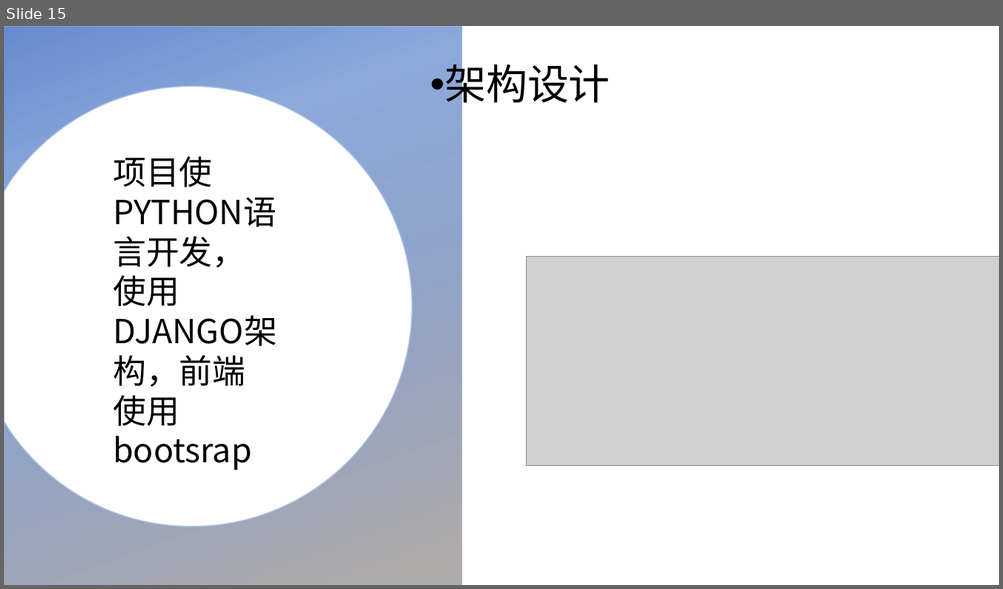
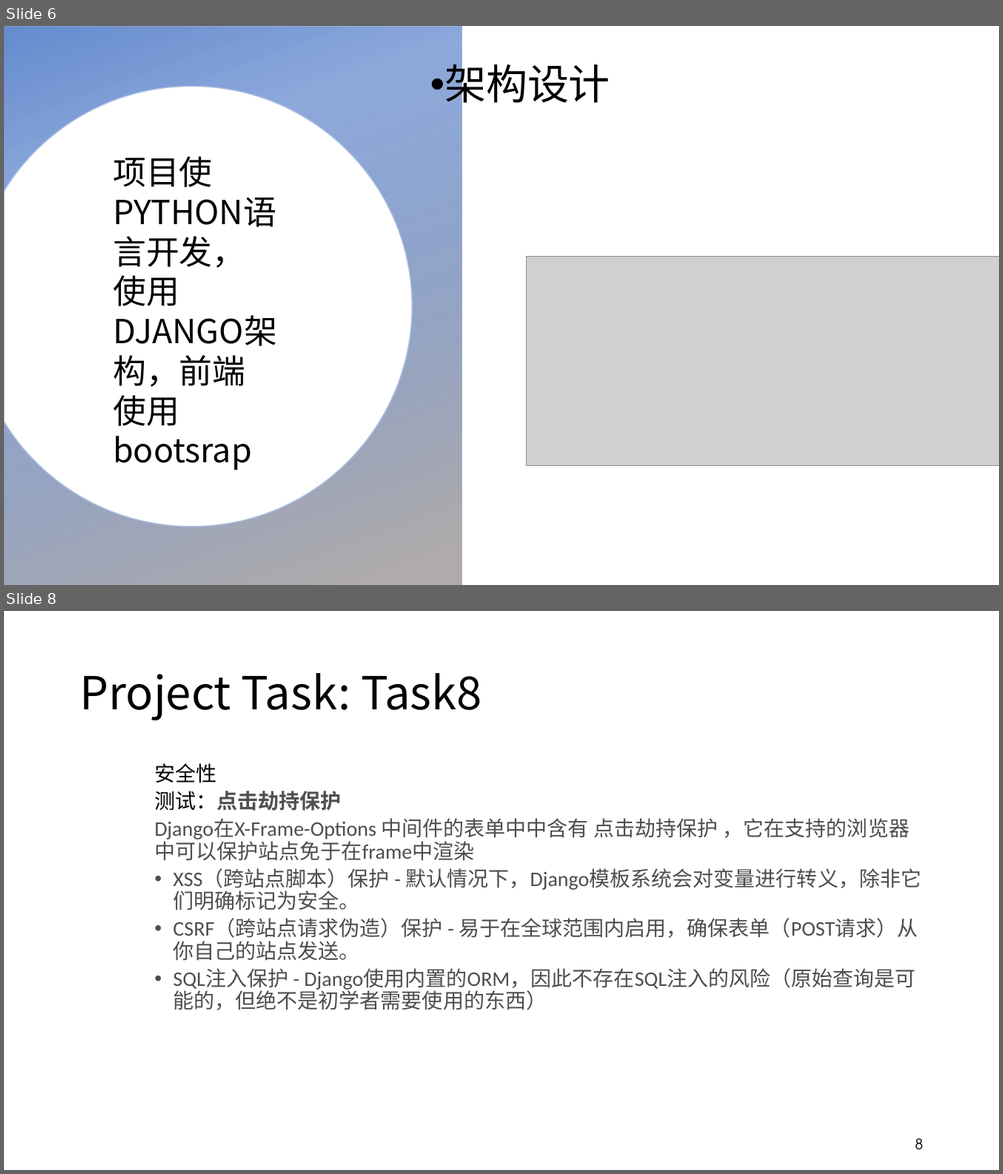
Before and after one commit to hua8631/XDU_WEB_2021_Project_014, a slide deck: 演示ppt.pptx. Shown one above the other, each under a label of ours: slide 15 before the commit, slides 6 and 8 after it; the slides between them are not shown. The pictures are 1003x589 and 1003x1174 pixels, drawn with LibreOffice and Linux fonts; fonts in the diff are those of the drawing; grey boxes stand for pictures; background and template pictures are left out. Boxes give left, top, right and bottom in pixels: in the first picture for what was removed or moved away, otherwise in the second. Text is boxed around its words. In the diff, an @@ line names an element or a change of style, - is before the commit and + after.

```diff
--- a/演示ppt.pptx
+++ b/演示ppt.pptx
@@ slide 8 added at (x1=4, y1=611, x2=999, y2=1170), background #FFFFFF @@
@@ title added at (x1=79, y1=673, x2=482, y2=721), 44 pt, text #000000 @@
+Project Task: Task8
@@ text added at (x1=154, y1=763, x2=921, y2=1011), 20 pt, text #4D4D4D @@
+    安全性
+    测试：点击劫持保护
+    Django在X-Frame-Options 中间件的表单中中含有 点击劫持保护 ，它在支持的浏览器中可以保护站点免于在frame中渲染
+    • XSS（跨站点脚本）保护 - 默认情况下，Django模板系统会对变量进行转义，除非它们明确标记为安全。
+    • CSRF（跨站点请求伪造）保护 - 易于在全球范围内启用，确保表单（POST请求）从你自己的站点发送。
+    • SQL注入保护 - Django使用内置的ORM，因此不存在SQL注入的风险（原始查询是可能的，但绝不是初学者需要使用的东西）
@@ page number added at (x1=915, y1=1139, x2=923, y2=1150), 14 pt, text #000000 @@
+8
@@ what was slide 15 is now slide 6 @@
```
Also in this commit, not shown: 3 other slides added, 10 slides removed, 4 other files.
